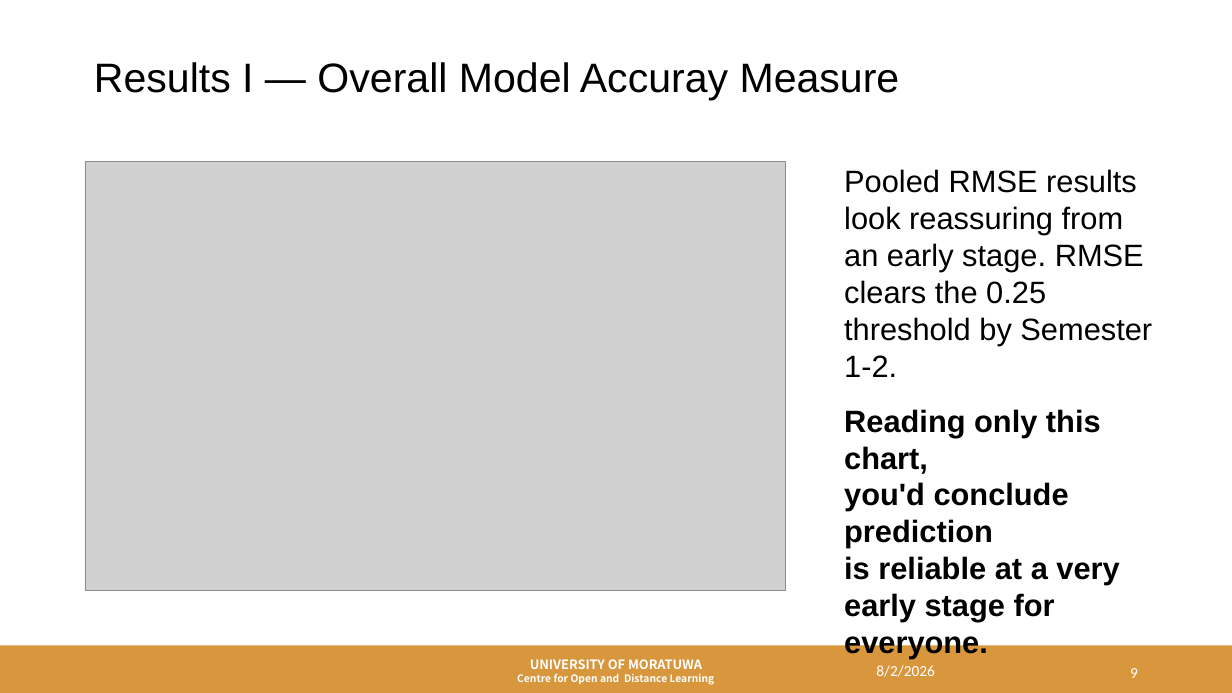
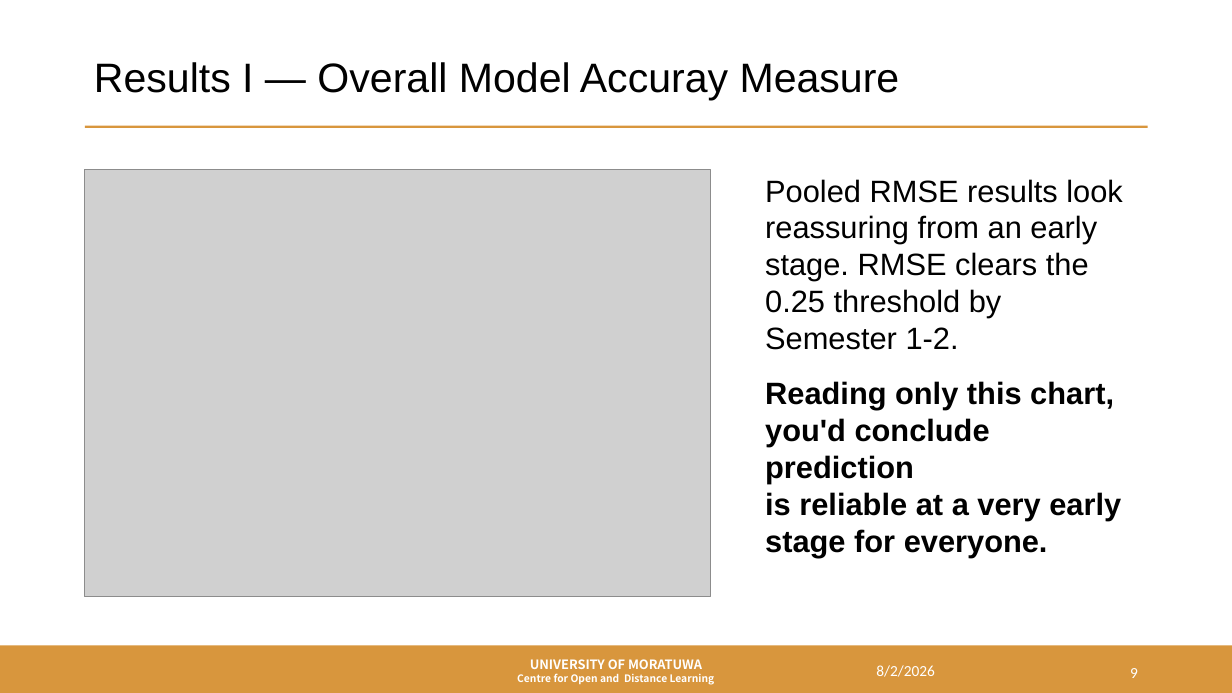
Before and after one commit to SayuriWitharana/GPA_Prediction_Framework, a slide deck: slide 9 of ICODE26_GPA_Presentation.pptx. Drawn at 1232x693 pixels with LibreOffice and Linux fonts; fonts in the diff are those of the drawing; grey boxes stand for pictures; background and template pictures are left out. Boxes give left, top, right and bottom in pixels: in the first picture for what was removed or moved away, otherwise in the second. Text is boxed around its words. In the diff, an @@ line names an element or a change of style, - is before the commit and + after.

```diff
--- a/ICODE26_GPA_Presentation.pptx
+++ b/ICODE26_GPA_Presentation.pptx
@@ title "Results I — Overall Model ..." at <box>94,62,900,101</box>: text colour #000000 to none @@
@@ rectangle added at <box>85,126,1148,128</box>, fill #D8963D @@
@@ picture: place and size @@
-picture at <box>85,162,787,591</box>
+picture at <box>84,170,710,597</box>
@@ text "Pooled RMSE results look reassuring ..." at <box>765,179,1122,521</box>: text colour #000000 to none @@
@@ text "Pooled RMSE results look reassuring ...": place and size @@
-text "Pooled RMSE results look reassuring ..." at <box>844,169,1152,659</box>
+text "Pooled RMSE results look reassuring ..." at <box>765,179,1122,521</box>
```
Also in this commit, not shown: 11 other slides changed, 3 other files.
